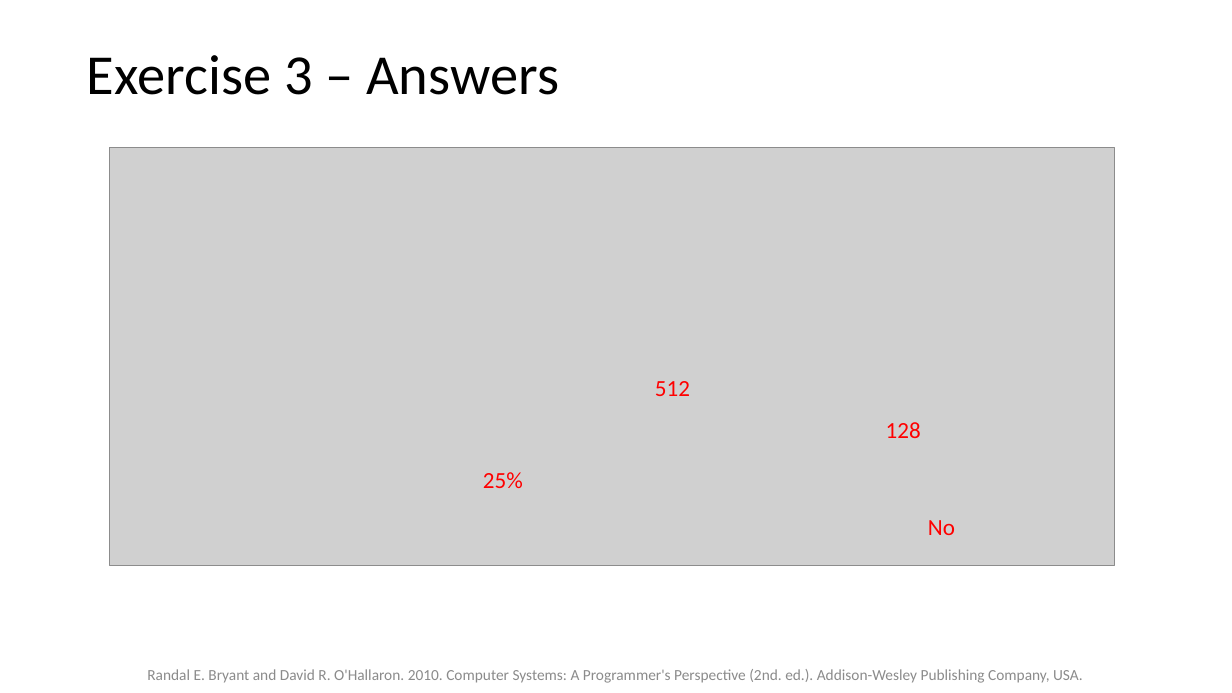
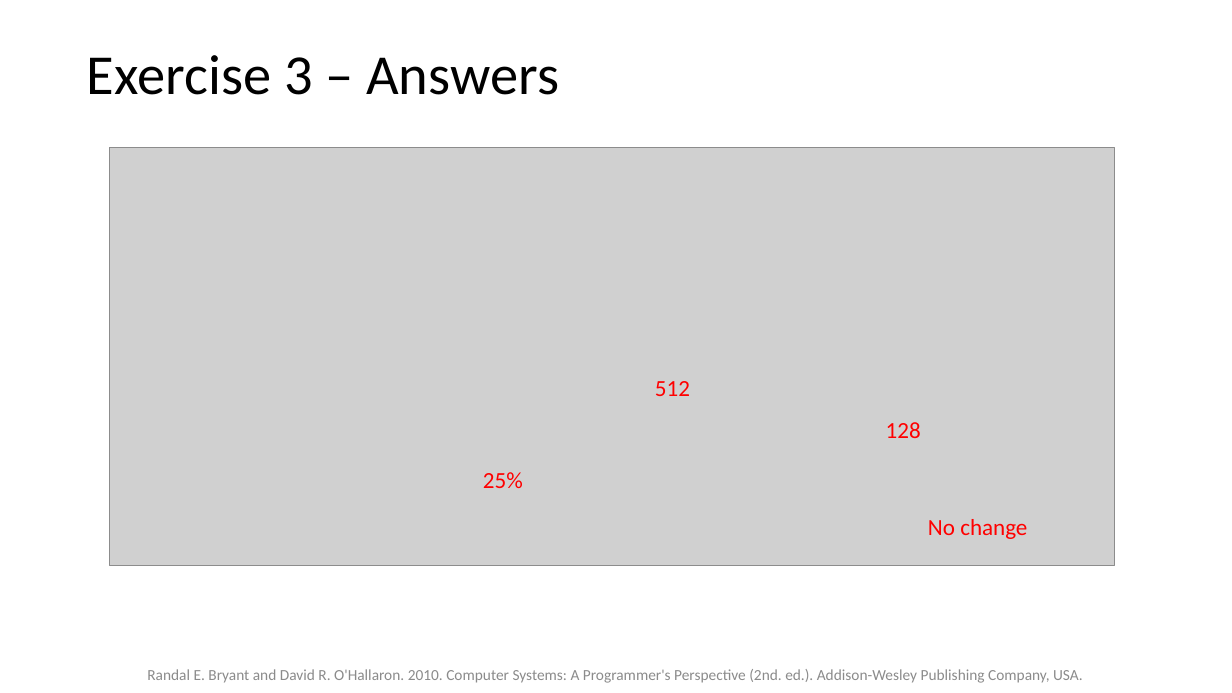
Before and after one commit to ded59/CS449, a slide deck: slide 11 of Recitation_10.pptx. Drawn at 1232x693 pixels with LibreOffice and Linux fonts; fonts in the diff are those of the drawing; grey boxes stand for pictures. Boxes give left, top, right and bottom in pixels: in the first picture for what was removed or moved away, otherwise in the second. Text is boxed around its words. In the diff, an @@ line names an element or a change of style, - is before the commit and + after.

```diff
--- a/Recitation_10.pptx
+++ b/Recitation_10.pptx
@@ text at [928,519,1027,539]: text changed @@
-No
+No change
```
Also in this commit, not shown: 2 other slides changed, 1 other file.
